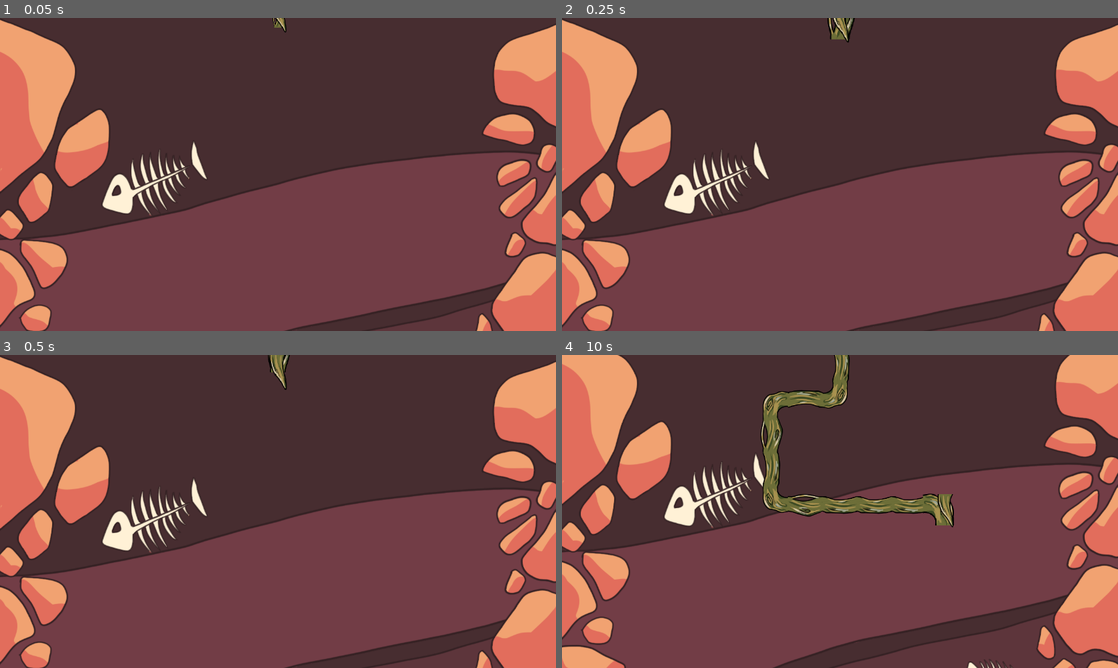
Above: before the commit, frames 1-4 (two rows, left to right).
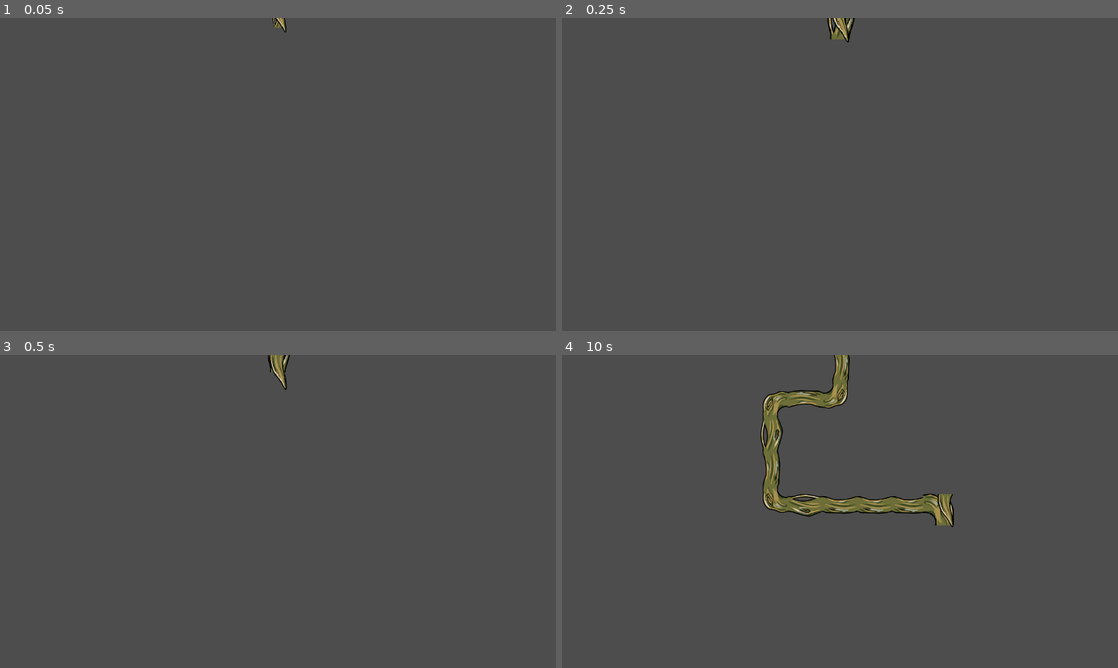
Above: after the commit, the same moments.

Repository: MatiasVME/flower-power
Game: Godot game, scene res://Game/Game.tscn
Same seed, same stepped clock (60 frames per second), same inputs: the game is played once before the commit and once after it.
Inputs:
- Up to frame 1 (0.05 s): no input
- Up to frame 2 (0.25 s): no input
- Up to frame 3 (0.5 s): no input
- Up to frame 4 (10 s): hold Right (ui_right) 0.53-1.28 s; hold Down (ui_down) 1.28-2.03 s; hold Right (ui_right) 2.03-3.53 s; hold Left (ui_left) 3.53-5.03 s; hold Down (ui_down) 5.03-5.78 s; hold Right (ui_right) 5.78-8.03 s; hold Down (ui_down) 8.03-8.78 s; hold Left (ui_left) 8.78-9.53 s; hold Right (ui_right) from 9.53 s (still down)

The runs differ from the first frame. In frame 1, 99% of the frame differs, in the area x 0-100%, y 0-100%; in frame 2, 99%; in frame 3, 99%; in frame 4, 93%.

Commit message:
OK

Diff:
--- a/Game/Game.tscn
+++ b/Game/Game.tscn
@@ -1,7 +1,6 @@
-[gd_scene load_steps=8 format=3 uid="uid://cjy002weooifp"]
+[gd_scene load_steps=7 format=3 uid="uid://cjy002weooifp"]
 
 [ext_resource type="Script" path="res://Game/Game.gd" id="1_8jeba"]
-[ext_resource type="PackedScene" uid="uid://dmst15xi82uqn" path="res://Game/Background/Background.tscn" id="2_bi43h"]
 [ext_resource type="AudioStream" uid="uid://pmu5fnerb822" path="res://Music/Test.ogg" id="2_nw4gs"]
 [ext_resource type="Script" path="res://Game/Inputs.gd" id="3_6ej87"]
 [ext_resource type="Script" path="res://Game/Movements.gd" id="4_jm2wn"]
@@ -10,8 +9,6 @@
 
 [node name="Game" type="Node2D"]
 script = ExtResource("1_8jeba")
-
-[node name="Background" parent="." instance=ExtResource("2_bi43h")]
 
 [node name="Music" type="AudioStreamPlayer" parent="."]
 stream = ExtResource("2_nw4gs")
--- a/Game/HUD/HUD.tscn
+++ b/Game/HUD/HUD.tscn
@@ -4,4 +4,4 @@
 
 [node name="HUD" type="CanvasLayer"]
 
-[node name="TextureRect" parent="." instance=ExtResource("1_mwivq")]
+[node name="Background" parent="." instance=ExtResource("1_mwivq")]
Not shown: 6 places in Game/Root/Root.tscn that only renumber resources
